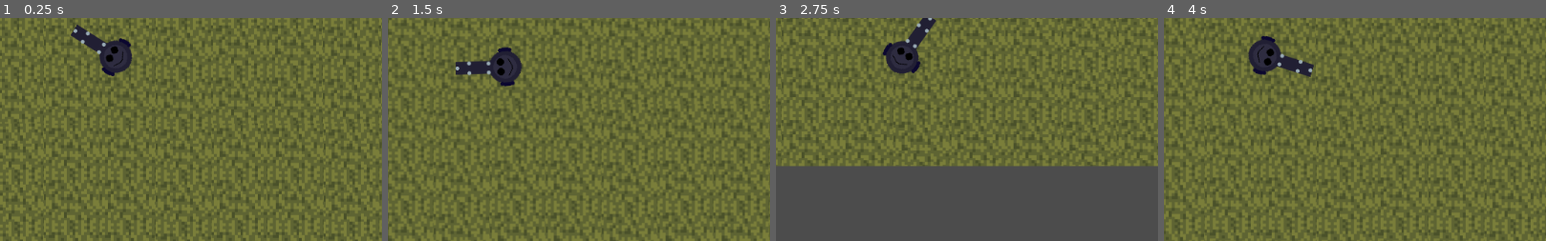
Above: before the commit, frames 1-4 (left to right).
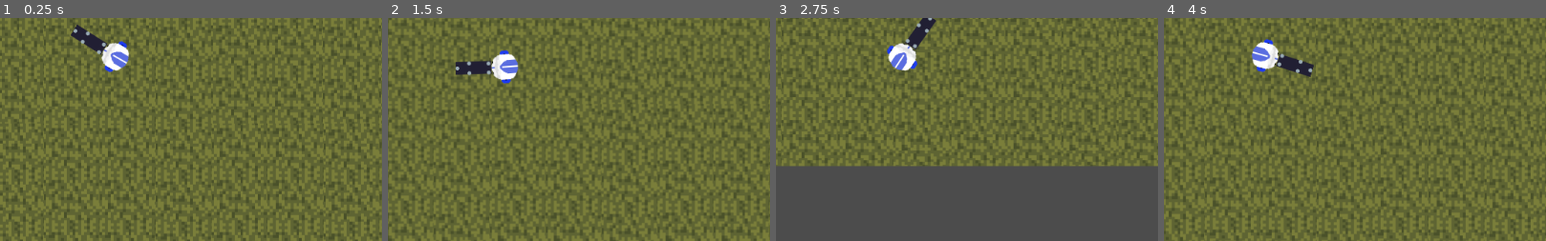
Above: after the commit, the same moments.

Repository: mikolajlubiak/hotroyal
Game: Godot game, scene res://tło.tscn
Same seed, same stepped clock (60 frames per second), same inputs: the game is played once before the commit and once after it.
Inputs (mouse positions are % of the whole screen's width and height, from its top left):
- Up to frame 1 (0.25 s): no input
- Up to frame 2 (1.5 s): tap Enter at 0.5 s; move the mouse to (72, 45) at 0.52 s; hold D (ui_right) 0.53-1.28 s; move the mouse to (30, 55) at 1.27 s; hold S (ui_down) from 1.28 s (still down)
- Up to frame 3 (2.75 s): move the mouse to (60, 28) at 2.02 s; release S (ui_down) at 2.03 s; hold D (ui_right) from 2.03 s (still down)
- Up to frame 4 (4 s): move the mouse to (45, 70) at 2.77 s; release D (ui_right) at 2.78 s; hold W (ui_up) 2.78-3.53 s; move the mouse to (80, 65) at 3.52 s; hold A (ui_left) from 3.53 s (still down)
The pictures show only the part of the screen within x 35-85%, y 41-91%; the shares and areas given below are measured in that part.

The runs differ from the first frame. In frame 1, 1.1% of the frame differs, in the area x 26-35%, y 8-27%; in frame 2, 1.1%; in frame 3, 1.1%; in frame 4, 1.1%, in the area x 22-31%, y 8-26%.

Commit message:
segregowanie

Diff:
--- a/tło.tscn
+++ b/tło.tscn
@@ -1,48 +1,50 @@
 [gd_scene load_steps=6 format=2]
 
 [ext_resource path="res://trawa.png" type="Texture" id=1]
-[ext_resource path="res://postać2d.png" type="Texture" id=2]
+[ext_resource path="res://swp.png" type="Texture" id=2]
 [ext_resource path="res://movementplayer.gd" type="Script" id=3]
 [ext_resource path="res://broń-podstawa.png" type="Texture" id=4]
 
 [sub_resource type="RectangleShape2D" id=1]
 extents = Vector2( 52.7215, 68.453 )
 
-[node name="Node2D" type="Node2D"]
+[node name="świat" type="Node2D"]
 position = Vector2( 6, -10 )
 z_as_relative = false
 
-[node name="Timer" type="Timer" parent="."]
+[node name="otoczenie" type="Node2D" parent="."]
 
-[node name="Trawa2" type="Sprite" parent="."]
+[node name="Trawa3" type="Sprite" parent="otoczenie"]
+position = Vector2( 1004, 319 )
+texture = ExtResource( 1 )
+
+[node name="Trawa2" type="Sprite" parent="otoczenie"]
 position = Vector2( 330, 319 )
 texture = ExtResource( 1 )
 
-[node name="Trawa3" type="Sprite" parent="."]
-position = Vector2( 1004, 319 )
-texture = ExtResource( 1 )
+[node name="Player" type="Node2D" parent="."]
 
-[node name="KinematicBody2D" type="KinematicBody2D" parent="."]
+[node name="KinematicBody2D" type="KinematicBody2D" parent="Player"]
 position = Vector2( 539, 334 )
 script = ExtResource( 3 )
 
-[node name="Camera2D" type="Camera2D" parent="KinematicBody2D"]
+[node name="Broń-podstawa" type="Sprite" parent="Player/KinematicBody2D"]
+position = Vector2( 34.9999, -6 )
+rotation = 1.60655
+texture = ExtResource( 4 )
+
+[node name="Camera2D" type="Camera2D" parent="Player/KinematicBody2D"]
 position = Vector2( 2, 1 )
 current = true
 smoothing_enabled = true
 smoothing_speed = 10.0
 
-[node name="Sprite" type="Sprite" parent="KinematicBody2D"]
+[node name="Sprite" type="Sprite" parent="Player/KinematicBody2D"]
 position = Vector2( 0, 1 )
 rotation = 1.56962
 texture = ExtResource( 2 )
 
-[node name="Broń-podstawa" type="Sprite" parent="KinematicBody2D"]
-position = Vector2( 34.9999, -6 )
-rotation = 1.60655
-texture = ExtResource( 4 )
-
-[node name="CollisionShape2D" type="CollisionShape2D" parent="KinematicBody2D"]
+[node name="CollisionShape2D" type="CollisionShape2D" parent="Player/KinematicBody2D"]
 position = Vector2( 0, 0.500031 )
 scale = Vector2( 0.493156, -0.314084 )
 shape = SubResource( 1 )
Binary file added: swp.png
Not shown, added: swp.png.import
